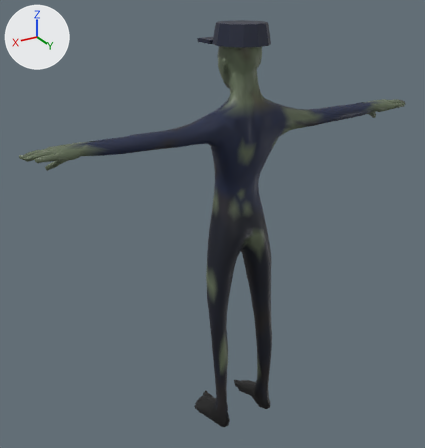
Before and after pictures for a commit that changed the glTF model assets/generated/enemies/police.glb.
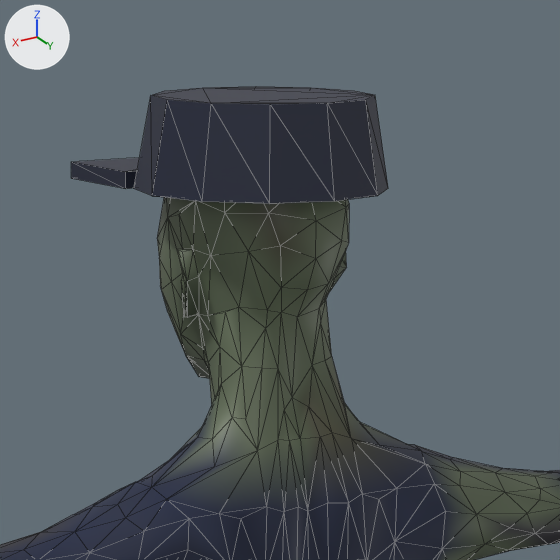
Each version appears first whole from a 50 mm lens placed at (1.326, 2.007, 2.021), pointed at (0.071, -0.085, 0.975), and next in a close-up on the part from 43% to 73% of the width and 0% to 29% of the height. Every picture has the same lights, and +X, +Y and +Z are marked at upper left. The older version's two pictures come first. The close-ups show mesh edges as thin lines. Vertices at exactly the same position are counted once.

In view in the first close-up: 'SuperHero_Male'.
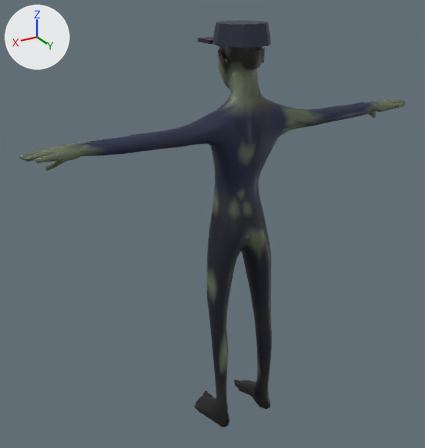
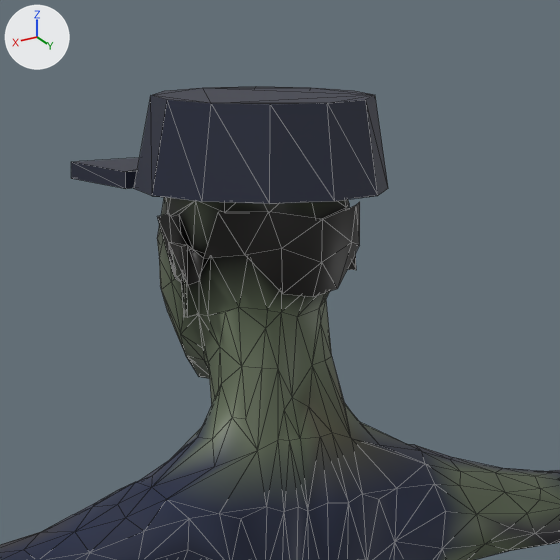
What differs and where, as boxes (x1, y1, x2, y2) in the close-ups (560 x 560 px):
part 1 of me_sphere_005_retopology_004, added
    after: (157, 202, 360, 297)
part 2 of me_sphere_005_retopology_004, recoloured
    both: (158, 198, 349, 314)

Diff of the bpy script that builds the scene:
```diff
--- a/assets/generated/enemies/police.glb.py
+++ b/assets/generated/enemies/police.glb.py
@@ me_sphere_005_retopology_004 @@
 # used by ob_superhero_male; location = (0.0, 0.0, 0.0)
-me_sphere_005_retopology_004.from_pydata(...)  # 1534 vertices, 3056 faces; spans x -0.91..0.91, y -0.16..0.14, z -0.01..1.84
+me_sphere_005_retopology_004.from_pydata(...)  # 1579 vertices, 3106 faces; spans x -0.91..0.91, y -0.16..0.14, z -0.01..1.84
+# me_sphere_005_retopology_004 part 1: a new loose piece of 45 vertices spanning x -0.1..0.1, y -0.03..0.12, z 1.68..1.75, in mat_defaultmaterial
+# me_sphere_005_retopology_004 part 2: 129 kept faces spanning x -0.09..0.09, y -0.07..0.11, z 1.65..1.79 get new vertex colours
 me_sphere_005_retopology_004.materials.append(mat_defaultmaterial)
```
